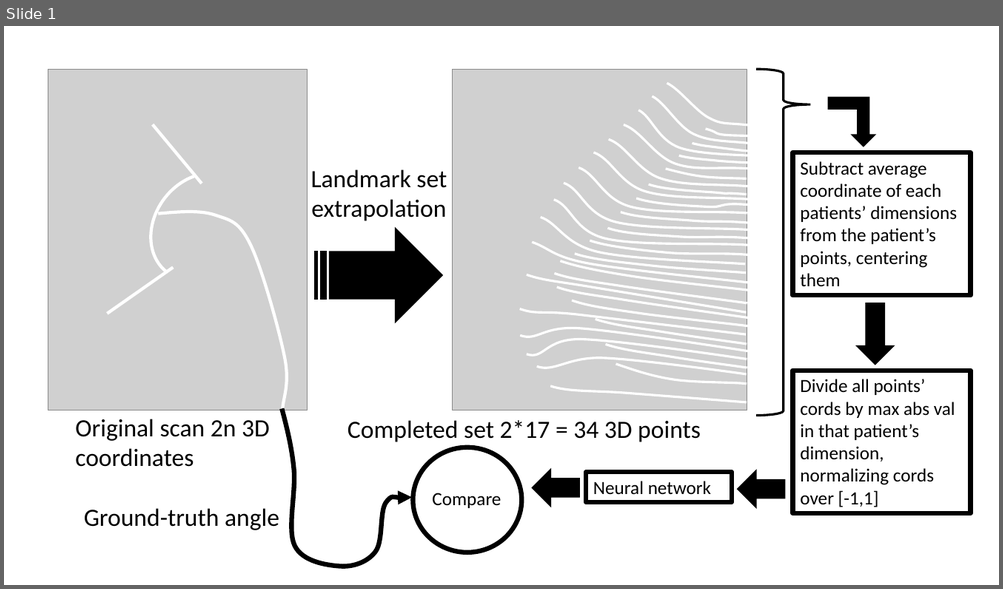
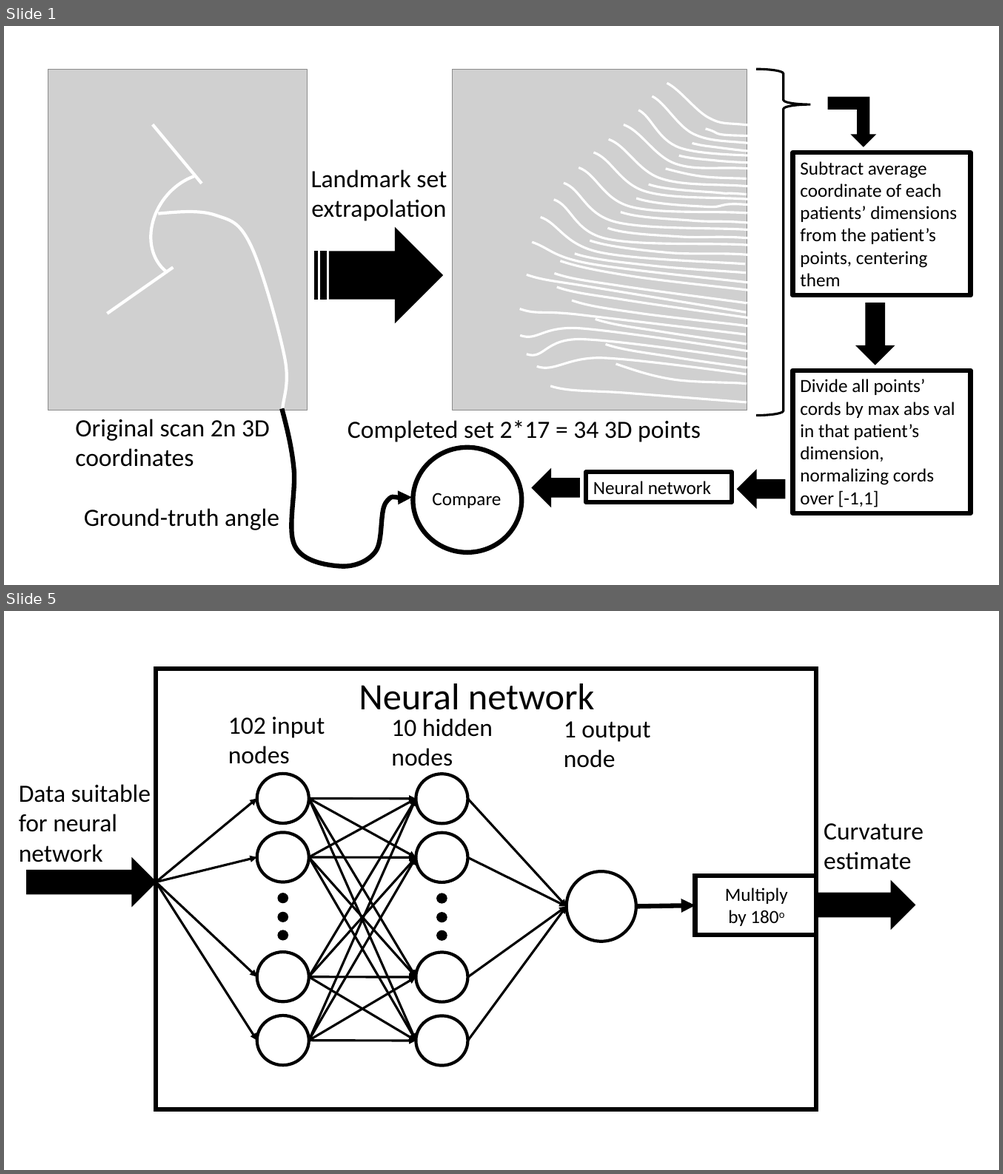
Before and after one commit to BenChurch/Fall2016, a slide deck: CISC874/Project/PartC/DataPipeline.pptx. Shown one above the other, each under a label of ours: slide 1 before the commit, slides 1 and 5 after it; the slides between them are not shown. The pictures are 1003x589 and 1003x1174 pixels, drawn with LibreOffice and Linux fonts; fonts in the diff are those of the drawing; grey boxes stand for pictures. Boxes give left, top, right and bottom in pixels: in the first picture for what was removed or moved away, otherwise in the second. Text is boxed around its words. In the diff, an @@ line names an element or a change of style, - is before the commit and + after.

```diff
--- a/CISC874/Project/PartC/DataPipeline.pptx
+++ b/CISC874/Project/PartC/DataPipeline.pptx
@@ slide 5 added at [4,611,999,1170], background #FFFFFF @@
@@ group added at [19,669,923,1110]: 25 arrows, 15 ellipses, 7 texts, 2 rectangles, 2 right arrows @@
+Neural network
+Data suitable for neural network
+102 input nodes
+10 hidden nodes
+1 output node
+Multiply by 180o
+Curvature estimate
```
Also in this commit, not shown: 4 other slides added, 33 other files.
